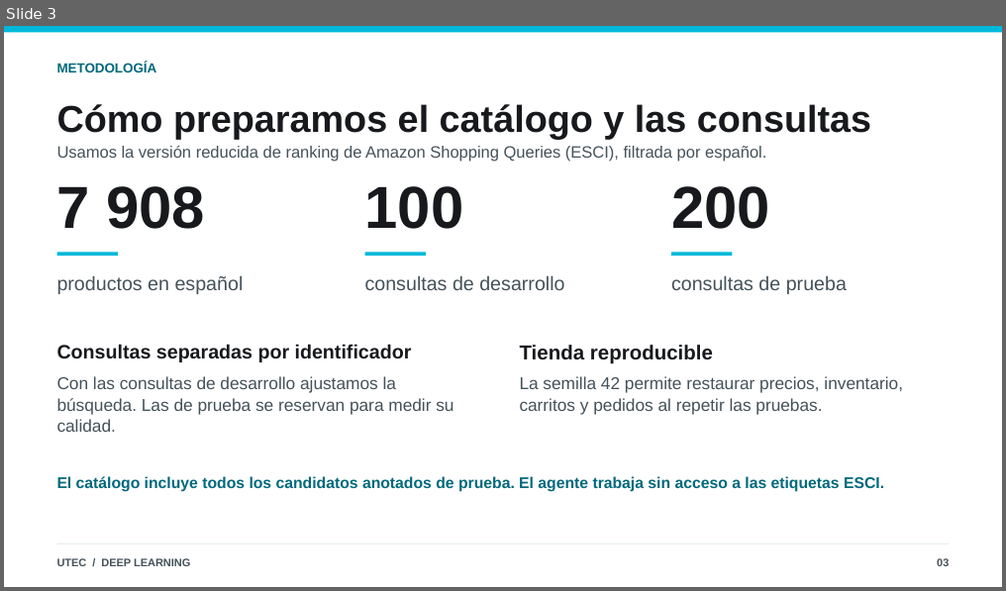
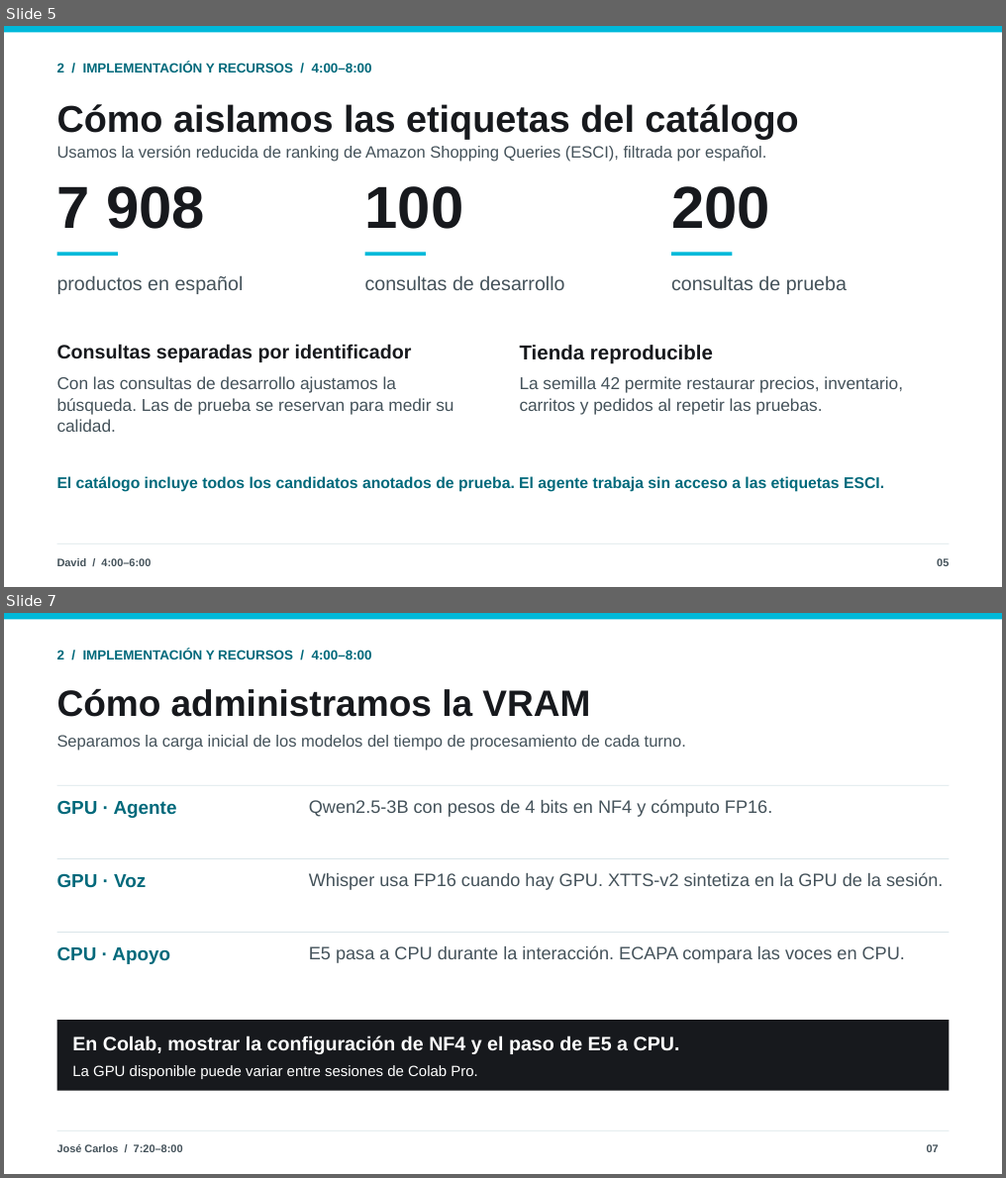
Before and after one commit to josenomberto/UTEC-CDIAV3-MCD8016, a slide deck: Proyecto 4/Presentación Laboratorio 4 - UTEC - con evidencias.pptx. Shown one above the other, each under a label of ours: slide 3 before the commit, slides 5 and 7 after it; the slides between them are not shown. The pictures are 1006x591 and 1006x1178 pixels, drawn with LibreOffice and Linux fonts; fonts in the diff are those of the drawing. Boxes give left, top, right and bottom in pixels: in the first picture for what was removed or moved away, otherwise in the second. Text is boxed around its words. In the diff, an @@ line names an element or a change of style, - is before the commit and + after.

```diff
--- a/Proyecto 4/Presentación Laboratorio 4 - UTEC - con evidencias.pptx
+++ b/Proyecto 4/Presentación Laboratorio 4 - UTEC - con evidencias.pptx
@@ slide 7 added at (4, 613, 1002, 1174), background #FFFFFF @@
@@ rectangle added at (4, 613, 1002, 619), fill #00B9DA @@
@@ text added at (57, 649, 372, 660), 12.8 pt, text #00697B, bold @@
+2 / IMPLEMENTACIÓN Y RECURSOS / 4:00–8:00
@@ text added at (57, 688, 590, 717), 35.2 pt, text #17191D, bold @@
+Cómo administramos la VRAM
@@ text added at (57, 735, 686, 751), 15.8 pt, text #44525A @@
+Separamos la carga inicial de los modelos del tiempo de procesamiento de cada turno.
@@ rectangle added at (57, 785, 949, 786), fill #D9E5E9 @@
@@ text added at (57, 800, 177, 818), 18 pt, text #00697B, bold @@
+GPU · Agente
@@ text added at (309, 799, 772, 817), 17.2 pt, text #44525A @@
+Qwen2.5-3B con pesos de 4 bits en NF4 y cómputo FP16.
@@ rectangle added at (57, 859, 949, 860), fill #D9E5E9 @@
@@ text added at (57, 873, 146, 888), 18 pt, text #00697B, bold @@
+GPU · Voz
@@ text added at (309, 872, 943, 890), 17.2 pt, text #44525A @@
+Whisper usa FP16 cuando hay GPU. XTTS-v2 sintetiza en la GPU de la sesión.
@@ rectangle added at (57, 932, 949, 933), fill #D9E5E9 @@
@@ text added at (57, 947, 170, 964), 18 pt, text #00697B, bold @@
+CPU · Apoyo
@@ text added at (309, 946, 905, 963), 17.2 pt, text #44525A @@
+E5 pasa a CPU durante la interacción. ECAPA compara las voces en CPU.
@@ rectangle added at (57, 1020, 949, 1091), fill #17191D @@
@@ text added at (72, 1036, 680, 1055), 18.8 pt, text #FFFFFF, bold @@
+En Colab, mostrar la configuración de NF4 y el paso de E5 a CPU.
@@ text added at (72, 1065, 477, 1079), 14.2 pt, text #FFFFFF @@
+La GPU disponible puede variar entre sesiones de Colab Pro.
@@ rectangle added at (57, 1131, 949, 1132), fill #D9E5E9 @@
@@ text added at (57, 1145, 183, 1153), 10.5 pt, text #44525A, bold @@
+José Carlos / 7:20–8:00
@@ text added at (927, 1145, 939, 1153), 10.5 pt, text #44525A, bold @@
+07
@@ what was slide 3 is now slide 5 @@
@@ slide 5 changed as well @@
@@ text at (57, 63, 372, 73): text changed @@
-METODOLOGÍA
+2 / IMPLEMENTACIÓN Y RECURSOS / 4:00–8:00
@@ text at (57, 104, 798, 139): text changed @@
-Cómo preparamos el catálogo y las consultas
+Cómo aislamos las etiquetas del catálogo
@@ text at (57, 559, 151, 567): text changed @@
-UTEC / DEEP LEARNING
+David / 4:00–6:00
@@ text at (937, 559, 948, 567): text changed @@
-03
+05
```
Also in this commit, not shown: 6 other slides changed, 6 other slides added, 5 slides removed, 1 other file.
